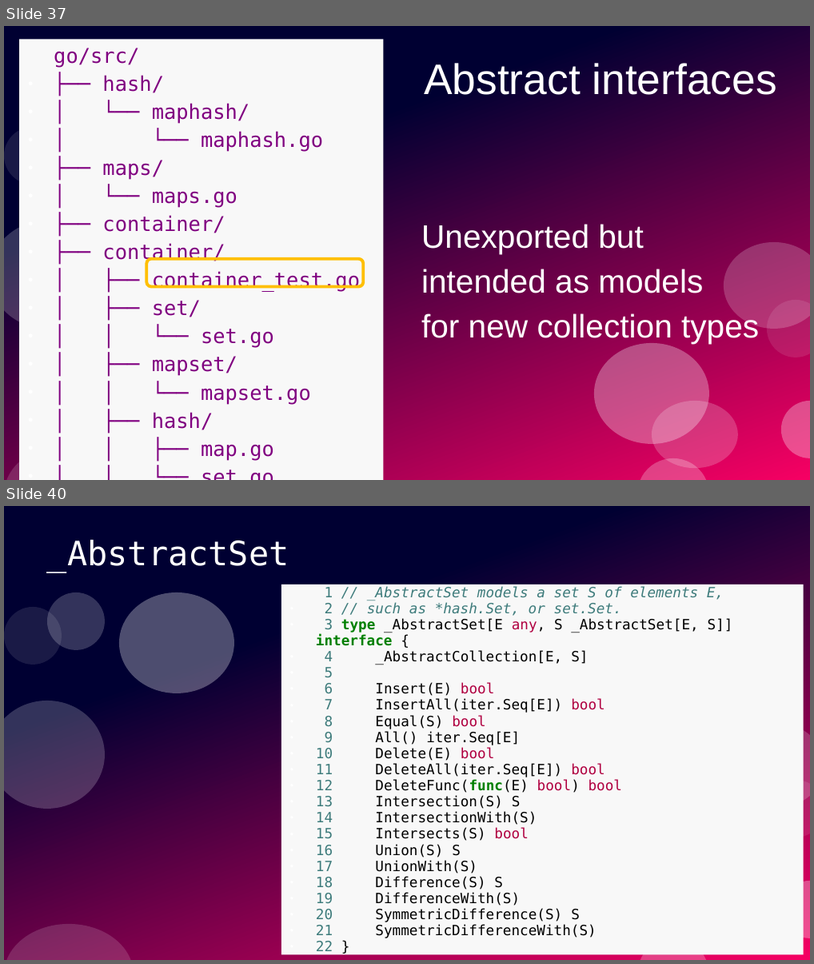
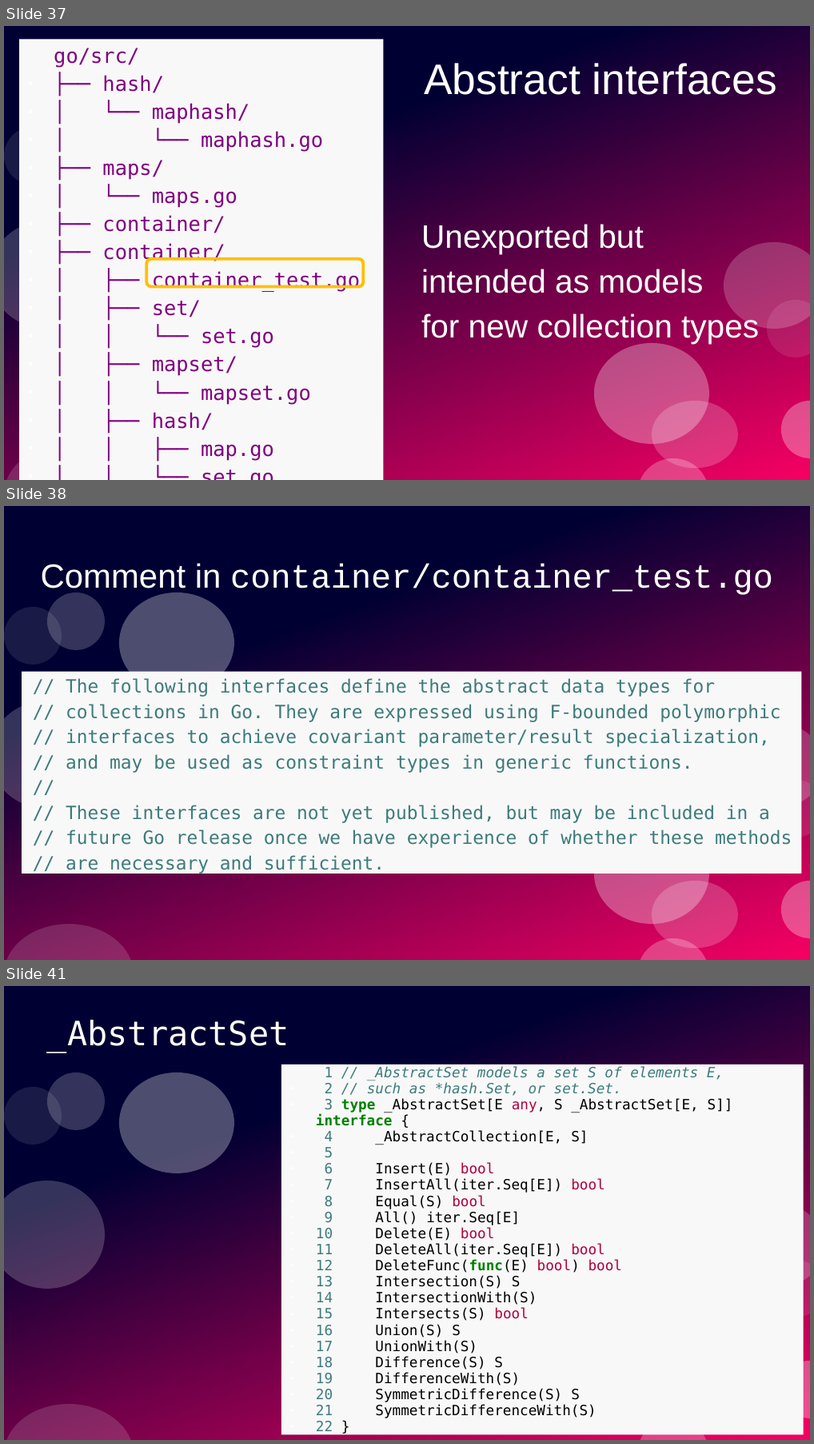
Before and after one commit to ramalho/sets-in-go, a slide deck: sets-in-go.odp. Shown one above the other, each under a label of ours: slides 37 and 40 before the commit, slides 37, 38 and 41 after it; the slides between them are not shown. The pictures are 814x964 and 814x1444 pixels, drawn with LibreOffice and Linux fonts; fonts in the diff are those of the drawing. Boxes give left, top, right and bottom in pixels: in the first picture for what was removed or moved away, otherwise in the second. Text is boxed around its words. In the diff, an @@ line names an element or a change of style, - is before the commit and + after.

Commit message:
F-bounded polymorphism

```diff
--- a/sets-in-go.odp
+++ b/sets-in-go.odp
@@ slide 38 added at [4,506,810,960], background #FFFFFF; not listed: 12 template elements that a slide beside it also shows @@
@@ title added at [41,563,774,597], 33 pt, text #FFFFFF @@
+Comment in container/container_test.go
@@ text added at [22,672,802,873], fill #F8F8F8, 18 pt, text #3D7B7B @@
+// The following interfaces define the abstract data types for
+// collections in Go. They are expressed using F-bounded polymorphic
+// interfaces to achieve covariant parameter/result specialization,
+// and may be used as constraint types in generic functions.
+//
+// These interfaces are not yet published, but may be included in a
+// future Go release once we have experience of whether these methods
+// are necessary and sufficient.
@@ what was slide 40 is now slide 41 @@
```
Also in this commit, not shown: 10 slides changed, 2 other files.
